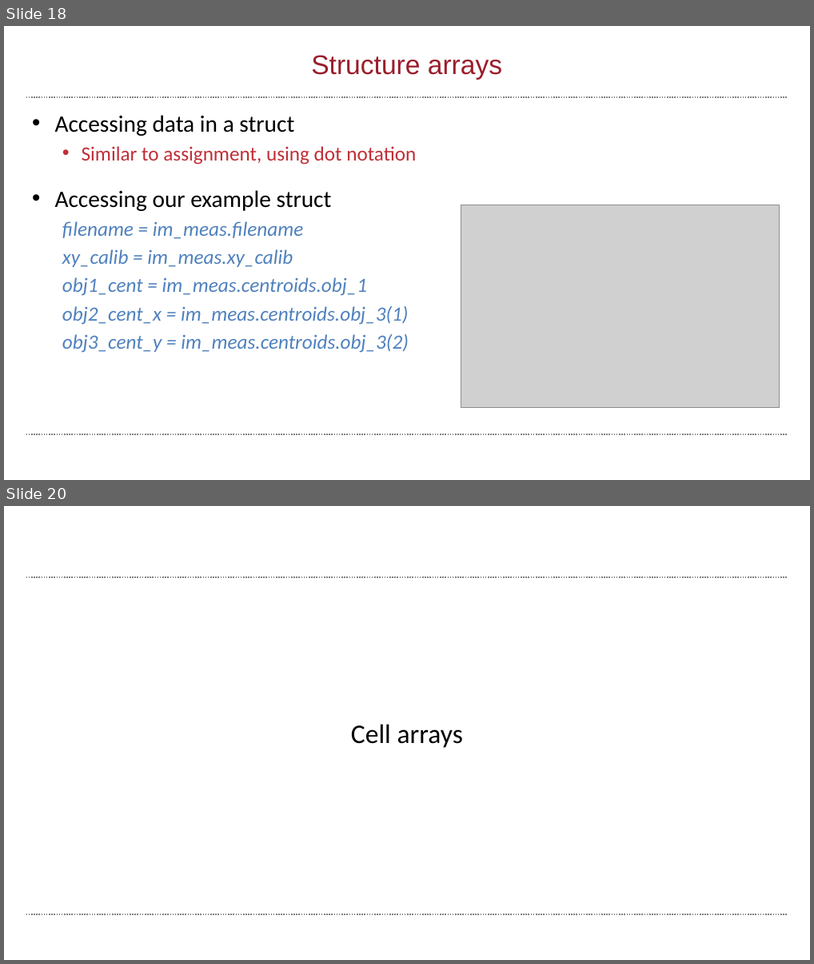
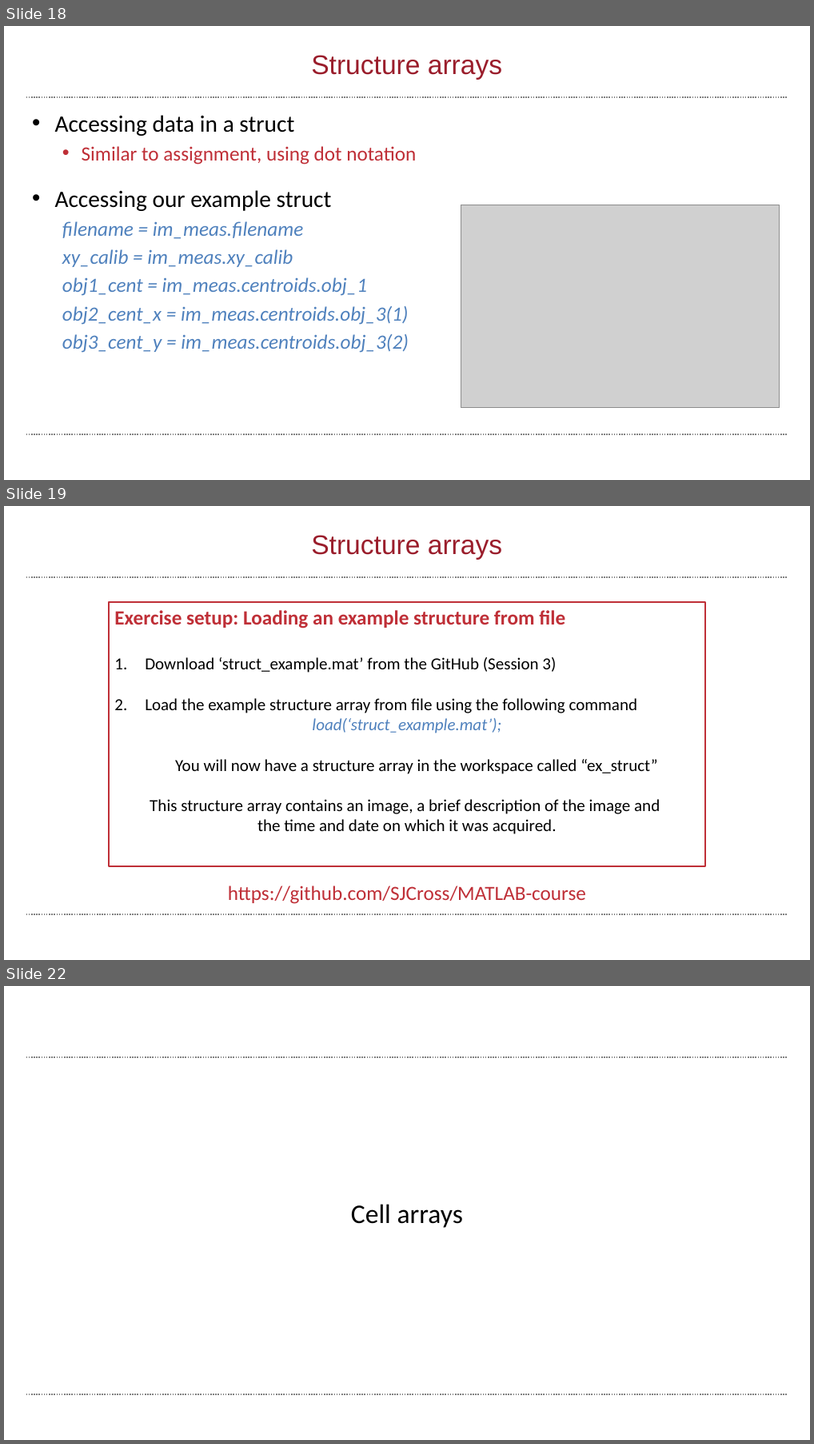
Before and after one commit to wbif-bristol/MATLAB-course, a slide deck: Session 3 - Advanced data structures/MATLAB Session 3.pptx. Shown one above the other, each under a label of ours: slides 18 and 20 before the commit, slides 18, 19 and 22 after it; the slides between them are not shown. The pictures are 814x964 and 814x1444 pixels, drawn with LibreOffice and Linux fonts; fonts in the diff are those of the drawing; grey boxes stand for pictures; background and template pictures are left out. Boxes give left, top, right and bottom in pixels: in the first picture for what was removed or moved away, otherwise in the second. Text is boxed around its words. In the diff, an @@ line names an element or a change of style, - is before the commit and + after.

Commit message:
More slide exercises for Session 3

```diff
--- a/Session 3 - Advanced data structures/MATLAB Session 3.pptx
+++ b/Session 3 - Advanced data structures/MATLAB Session 3.pptx
@@ slide 19 added at [4, 506, 810, 960], background #FFFFFF; not listed: 2 template elements that a slide beside it also shows @@
@@ title added at [311, 535, 502, 560], 32 pt, text #9A1D2B @@
+Structure arrays
@@ rectangle added at [109, 602, 706, 867], fill #FFFFFF, outline #BF2F37 2 pt @@
@@ text added at [114, 610, 660, 834], 20 pt, text #000000 @@
+Exercise setup: Loading an example structure from file
+1. Download ‘struct_example.mat’ from the GitHub (Session 3)
+2. Load the example structure array from file using the following command
+load(‘struct_example.mat’);
+You will now have a structure array in the workspace called “ex_struct”
+This structure array contains an image, a brief description of the image and
+the time and date on which it was acquired.
@@ text added at [228, 885, 586, 904], 24 pt, text #BF2F37 @@
+https://github.com/SJCross/MATLAB-course
@@ what was slide 20 is now slide 22 @@
```
Also in this commit, not shown: 5 slides changed, 9 other slides added, 1 slide removed, 2 other files.
